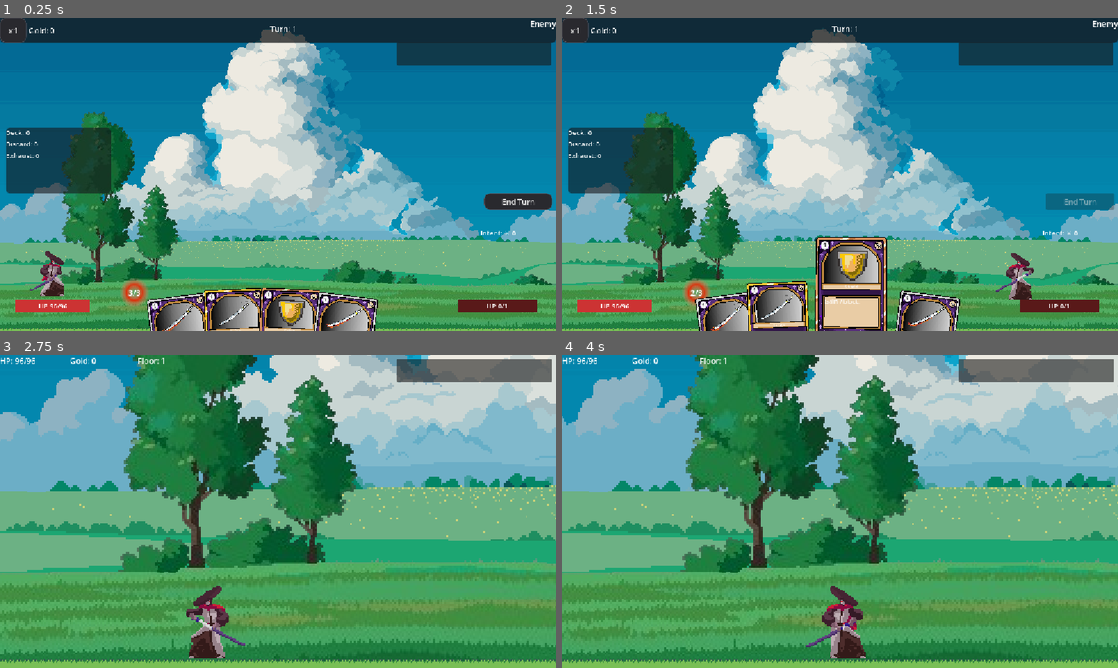
Above: before the commit, frames 1-4 (two rows, left to right).
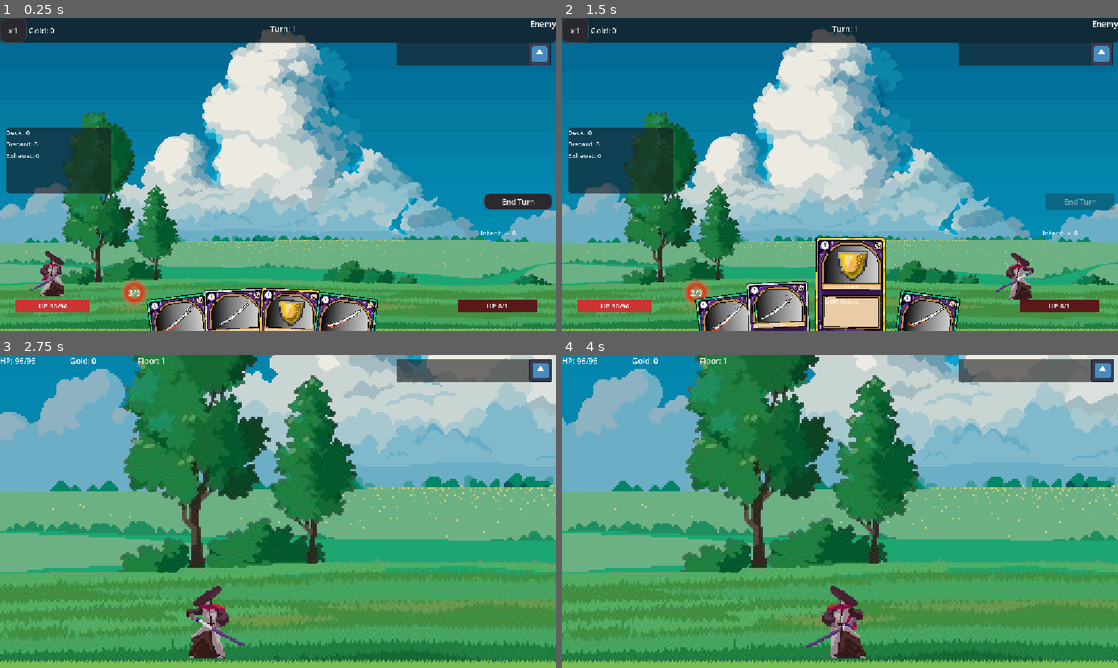
Above: after the commit, the same moments.

Repository: kirimpl/CardGame
Game: Godot game, scene res://fight.tscn
Same seed, same stepped clock (60 frames per second), same inputs: the game is played once before the commit and once after it. This scene is started directly instead of the project's main scene. The engine's default icon, where the game draws it, is replaced by a stand-in: a white triangle on a blue panel in a dark square.
Inputs (mouse positions are in pixels of both pictures, inside the frame that each line leads up to):
- Up to frame 1 (0.25 s): no input
- Up to frame 2 (1.5 s): tap Enter (ui_accept) at 0.5, 0.77, 0.8, 1.07, 1.35 s; move the mouse to (801, 330) at 0.52 s; hold E (interact) 0.53-1.28 s; hold D (ui_right) from 0.53 s (still down); click (801, 330) at 0.67 s; move the mouse to (873, 327) at 1.27 s; click (873, 327) at 1.42 s
- Up to frame 3 (2.75 s): tap Enter (ui_accept) at 1.52, 1.82, 2.3 s; tap E (interact) at 1.55 s; move the mouse to (333, 442) at 2.02 s; release D (ui_right) at 2.03 s; hold A (ui_left) from 2.03 s (still down); click (333, 442) at 2.1 s
- Up to frame 4 (4 s): move the mouse to (812, 574) at 2.77 s; release A (ui_left) at 2.78 s; hold D (ui_right) from 2.78 s (still down); tap E (interact) at 2.85 s; click (812, 574) at 2.92 s; tap Enter (ui_accept) at 3.02, 3.32, 3.77, 3.8 s; move the mouse to (1006, 558) at 3.52 s; hold E (interact) from 3.53 s (still down); click (1006, 558) at 3.67 s

The runs differ from the first frame. In frame 1, 0.7% of the frame differs, in the area x 26-100%, y 8-100%; in frame 2, 1.1%, in the area x 24-100%, y 8-100%; in frame 3, 0.3%; in frame 4, 0.3%.

Commit message:
added uncommon card rarity, and added a new card to the game. Also added a new card view for the uncommon cards, and updated the battle manager to handle the new card rarity. Finally, updated the chest and level scenes to include the new card rarity.

Diff:
--- a/Autoload/RunManager.gd
+++ b/Autoload/RunManager.gd
@@ -130,8 +130,8 @@
 	deck.clear()
 	relics.clear()
 	consumed_one_shot_relic_indices.clear()
-	for relic in starting_relics:
-		add_relic(relic, false)
+	bootstrap_starting_relics_from_fight_scene()
+	apply_starting_relics()
 
 
 func next_floor():
@@ -247,3 +247,36 @@
 		if relic.id == relic_id:
 			return true
 	return false
+
+
+func apply_starting_relics() -> void:
+	for relic in starting_relics:
+		add_relic(relic, false)
+
+
+func bootstrap_starting_relics_from_fight_scene() -> void:
+	# Allow configuring starting relics in BattleManager inspector (fight.tscn),
+	# while still applying them from the beginning of Level.
+	if not starting_relics.is_empty():
+		return
+
+	var fight_scene: PackedScene = load("res://fight.tscn") as PackedScene
+	if fight_scene == null:
+		return
+	var fight_root: Node = fight_scene.instantiate()
+	if fight_root == null:
+		return
+
+	var battle_manager_node: Node = fight_root.get_node_or_null("BattleManager")
+	if battle_manager_node == null:
+		fight_root.queue_free()
+		return
+
+	var bm_relics_variant: Variant = battle_manager_node.get("starting_relics")
+	if bm_relics_variant is Array:
+		var bm_relics: Array = bm_relics_variant
+		for relic_variant in bm_relics:
+			if relic_variant is RelicData:
+				starting_relics.append(relic_variant as RelicData)
+
+	fight_root.queue_free()
--- a/Cards/Data/Attack/Strike.tres
+++ b/Cards/Data/Attack/Strike.tres
@@ -8,5 +8,5 @@
 title = "Strike"
 description = "Deal 6 damage."
 damage = 6
-rarity = 3
+rarity = 2
 metadata/_custom_type_script = "uid://be11khx8iq8gm"
--- a/Cards/Data/Defense/Shield.tres
+++ b/Cards/Data/Defense/Shield.tres
@@ -8,4 +8,5 @@
 title = "Shield"
 description = "Gain 7 block."
 defense = 7
+rarity = 3
 metadata/_custom_type_script = "uid://be11khx8iq8gm"
--- /dev/null
+++ b/Cards/RarityRam/uncommon.tres
@@ -0,0 +1,7 @@
+[gd_resource type="AtlasTexture" format=3 uid="uid://dcsirspgwxmgf"]
+
+[ext_resource type="Texture2D" uid="uid://b7f1h4bbymaqt" path="res://Asset/Card/uncommon.png" id="1_l61tn"]
+
+[resource]
+atlas = ExtResource("1_l61tn")
+region = Rect2(456, 0, 76, 103)
--- a/UI/card_view.gd
+++ b/UI/card_view.gd
@@ -18,6 +18,7 @@
 @export var icon_defense: Texture2D
 @export var icon_buff: Texture2D
 @export var rarity_common_frame: Texture2D = preload("res://Cards/RarityRam/Common.tres")
+@export var rarity_uncommon_frame: Texture2D = preload("res://Cards/RarityRam/uncommon.tres")
 @export var rarity_rare_frame: Texture2D = preload("res://Cards/RarityRam/Rare.tres")
 @export var rarity_legendary_frame: Texture2D = preload("res://Cards/RarityRam/Legendary.tres")
 
@@ -108,7 +109,7 @@
 		CardData.Rarity.RARE:
 			rarity_frame.texture = rarity_rare_frame
 		CardData.Rarity.UNCOMMON:
-			rarity_frame.texture = rarity_rare_frame
+			rarity_frame.texture = rarity_uncommon_frame
 		_:
 			rarity_frame.texture = rarity_common_frame
 
--- a/battle_manager.gd
+++ b/battle_manager.gd
@@ -5,6 +5,7 @@
 @export var player_scene: PackedScene
 @export var enemy_scene: PackedScene
 @export var starting_deck: Array[CardData] = []
+@export var starting_relics: Array[RelicData] = []
 @export var card_view_scene: PackedScene
 @export_group("Combat Tuning")
 @export var dash_time: float = 0.2
@@ -71,6 +72,10 @@
 var pile_cards_grid: GridContainer = null
 var relic_panel: PanelContainer = null
 var relic_icons_row: HBoxContainer = null
+var relic_tooltip: PanelContainer = null
+var relic_tooltip_title: Label = null
+var relic_tooltip_desc: Label = null
+var relic_signature_cached: String = ""
 
 
 func _ready() -> void:
@@ -93,6 +98,7 @@
 
 	await get_tree().process_frame
 	await _spawn_combatants()
+	_ensure_starting_relics()
 
 	_setup_deck()
 
@@ -310,13 +316,32 @@
 	relic_panel.offset_top = 50.0
 	relic_panel.offset_right = -10.0
 	relic_panel.offset_bottom = 98.0
-	relic_panel.mouse_filter = Control.MOUSE_FILTER_IGNORE
+	relic_panel.mouse_filter = Control.MOUSE_FILTER_PASS
 	ui_root.add_child(relic_panel)
 
 	relic_icons_row = HBoxContainer.new()
 	relic_icons_row.alignment = BoxContainer.ALIGNMENT_END
-	relic_icons_row.mouse_filter = Control.MOUSE_FILTER_IGNORE
+	relic_icons_row.mouse_filter = Control.MOUSE_FILTER_PASS
 	relic_panel.add_child(relic_icons_row)
+
+	relic_tooltip = PanelContainer.new()
+	relic_tooltip.name = "RelicTooltip"
+	relic_tooltip.visible = false
+	relic_tooltip.custom_minimum_size = Vector2(260, 90)
+	relic_tooltip.mouse_filter = Control.MOUSE_FILTER_IGNORE
+	relic_tooltip.z_index = 20
+	ui_root.add_child(relic_tooltip)
+
+	var tooltip_vbox := VBoxContainer.new()
+	relic_tooltip.add_child(tooltip_vbox)
+
+	relic_tooltip_title = Label.new()
+	relic_tooltip_title.add_theme_font_size_override("font_size", 16)
+	tooltip_vbox.add_child(relic_tooltip_title)
+
+	relic_tooltip_desc = Label.new()
+	relic_tooltip_desc.autowrap_mode = TextServer.AUTOWRAP_WORD_SMART
+	tooltip_vbox.add_child(relic_tooltip_desc)
 
 	_refresh_relic_panel()
 
@@ -324,6 +349,11 @@
 func _refresh_relic_panel() -> void:
 	if relic_icons_row == null:
 		return
+	var new_signature: String = _build_relic_signature()
+	if new_signature == relic_signature_cached:
+		return
+	relic_signature_cached = new_signature
+
 	for child in relic_icons_row.get_children():
 		child.queue_free()
 
@@ -334,9 +364,48 @@
 		icon_holder.custom_minimum_size = Vector2(34, 34)
 		icon_holder.expand_mode = TextureRect.EXPAND_FIT_WIDTH_PROPORTIONAL
 		icon_holder.stretch_mode = TextureRect.STRETCH_KEEP_ASPECT_CENTERED
+		icon_holder.mouse_filter = Control.MOUSE_FILTER_STOP
+		icon_holder.mouse_default_cursor_shape = Control.CURSOR_POINTING_HAND
 		icon_holder.texture = relic.icon if relic.icon != null else RELIC_FALLBACK_ICON
-		icon_holder.tooltip_text = "%s\n%s" % [relic.get_display_name(), relic.description]
+		icon_holder.mouse_entered.connect(_on_relic_icon_mouse_entered.bind(icon_holder, relic))
+		icon_holder.mouse_exited.connect(_on_relic_icon_mouse_exited)
 		relic_icons_row.add_child(icon_holder)
+	if relic_tooltip:
+		relic_tooltip.visible = false
+
+
+func _build_relic_signature() -> String:
+	if RunManager.relics.is_empty():
+		return "-"
+	var parts: PackedStringArray = []
+	for relic in RunManager.relics:
+		if relic == null:
+			continue
+		parts.append(relic.id + "|" + relic.get_display_name())
+	return "||".join(parts)
+
+
+func _ensure_starting_relics() -> void:
+	if not RunManager.relics.is_empty():
+		return
+	for relic in starting_relics:
+		RunManager.add_relic(relic)
+
+
+func _on_relic_icon_mouse_entered(icon: TextureRect, relic: RelicData) -> void:
+	if relic_tooltip == null or relic_tooltip_title == null or relic_tooltip_desc == null:
+		return
+	relic_tooltip_title.text = relic.get_display_name()
+	relic_tooltip_desc.text = relic.description
+	var size_hint: Vector2 = relic_tooltip.get_combined_minimum_size()
+	var p: Vector2 = icon.global_position + Vector2(-size_hint.x - 10.0, 8.0)
+	relic_tooltip.global_position = p
+	relic_tooltip.visible = true
+
+
+func _on_relic_icon_mouse_exited() -> void:
+	if relic_tooltip:
+		relic_tooltip.visible = false
 
 func _bind_pile_label_events() -> void:
 	_bind_clickable_label(ui_deck, _on_deck_label_gui_input)
--- a/chest.gd
+++ b/chest.gd
@@ -1,34 +1,58 @@
 extends Area2D
 
 var player_in_range: bool = false
+var typing_generation: int = 0
+
+@export var prompt_text: String = "Нажмите на U"
+@export var type_char_delay: float = 0.03
+
+@onready var prompt_label: Label = get_node_or_null("Label")
 
 func _ready() -> void:
-	# Подключаем сигналы входа/выхода из зоны через код (или сделай через редактор)
 	body_entered.connect(_on_body_entered)
 	body_exited.connect(_on_body_exited)
+	_hide_prompt()
 
 func _unhandled_input(event: InputEvent) -> void:
-	# Проверяем нажатие кнопки действия (настрой "interact" в Input Map на клавишу E)
-	# Или используй "ui_accept" (обычно Пробел/Enter)
 	if player_in_range and event.is_action_pressed("interact"):
 		open_chest()
 
 func open_chest() -> void:
-	print("Сундук открыт!")
-	# Загружаем сцену окна наград
 	var reward_ui = preload("res://UI/reward_ui.tscn").instantiate()
-	# Добавляем её в корень сцены, чтобы она была над всем
 	get_tree().current_scene.add_child(reward_ui)
 
+	_hide_prompt()
 	hide()
 	monitoring = false
-	# Скрываем сундук (портал покажется после завершения награды)
 
 func _on_body_entered(body: Node2D) -> void:
-	if body.name == "Player":
+	if _is_player(body):
 		player_in_range = true
-		# Тут можно показать надпись "Press E"
+		_show_prompt_typed()
 
 func _on_body_exited(body: Node2D) -> void:
-	if body.name == "Player":
+	if _is_player(body):
 		player_in_range = false
+		_hide_prompt()
+
+func _is_player(body: Node) -> bool:
+	return body != null and (body.name == "Player" or body.is_in_group("Player"))
+
+func _hide_prompt() -> void:
+	typing_generation += 1
+	if prompt_label:
+		prompt_label.visible = false
+		prompt_label.text = ""
+
+func _show_prompt_typed() -> void:
+	if prompt_label == null:
+		return
+	typing_generation += 1
+	var local_generation: int = typing_generation
+	prompt_label.visible = true
+	prompt_label.text = ""
+	for i in range(prompt_text.length()):
+		if local_generation != typing_generation or not player_in_range:
+			return
+		prompt_label.text = prompt_text.substr(0, i + 1)
+		await get_tree().create_timer(type_char_delay).timeout
--- a/fight.tscn
+++ b/fight.tscn
@@ -17,6 +17,8 @@
 [ext_resource type="Script" uid="uid://djn1peikqaqw3" path="res://hand.gd" id="13_a4egk"]
 [ext_resource type="Resource" uid="uid://bpxcpd6edc3u1" path="res://Cards/Data/Attack/FireSlash.tres" id="13_fireslash"]
 [ext_resource type="Resource" path="res://Cards/Data/Buff/EnchantedSword.tres" id="14_enchanted"]
+[ext_resource type="Script" uid="uid://2byr5g5sl7w2" path="res://Relic/RelicData.gd" id="15_wcprl"]
+[ext_resource type="Resource" uid="uid://ckg15us7uerf5" path="res://Relic/Data/WarBanner.tres" id="16_fwncr"]
 
 [sub_resource type="StyleBoxFlat" id="StyleBoxFlat_topbar"]
 bg_color = Color(0.08, 0.09, 0.1, 0.75)
@@ -353,6 +355,7 @@
 player_scene = ExtResource("3_hchht")
 enemy_scene = ExtResource("4_34m47")
 starting_deck = Array[ExtResource("10_i4q7v")]([ExtResource("11_a4egk"), ExtResource("14_enchanted"), ExtResource("12_he0cp"), ExtResource("13_fireslash")])
+starting_relics = Array[ExtResource("15_wcprl")]([ExtResource("16_fwncr")])
 card_view_scene = ExtResource("12_8o1o4")
 
 [node name="Camera2D" type="Camera2D" parent="." unique_id=300959845]
--- a/level.gd
+++ b/level.gd
@@ -18,8 +18,15 @@
 
 var relic_panel: PanelContainer = null
 var relic_icons_row: HBoxContainer = null
+var relic_tooltip: PanelContainer = null
+var relic_tooltip_title: Label = null
+var relic_tooltip_desc: Label = null
+var relic_signature_cached: String = ""
 
 func _ready() -> void:
+	RunManager.bootstrap_starting_relics_from_fight_scene()
+	RunManager.apply_starting_relics()
+
 	# Синхронизируем HP
 	if player and ("hp" in player):
 		RunManager.current_hp = int(player.hp)
@@ -152,19 +159,43 @@
 	relic_panel.offset_top = 8.0
 	relic_panel.offset_right = -8.0
 	relic_panel.offset_bottom = 56.0
-	relic_panel.mouse_filter = Control.MOUSE_FILTER_IGNORE
+	relic_panel.mouse_filter = Control.MOUSE_FILTER_PASS
 	hud.add_child(relic_panel)
 
 	relic_icons_row = HBoxContainer.new()
 	relic_icons_row.alignment = BoxContainer.ALIGNMENT_END
-	relic_icons_row.mouse_filter = Control.MOUSE_FILTER_IGNORE
+	relic_icons_row.mouse_filter = Control.MOUSE_FILTER_PASS
 	relic_panel.add_child(relic_icons_row)
+
+	relic_tooltip = PanelContainer.new()
+	relic_tooltip.name = "RelicTooltip"
+	relic_tooltip.visible = false
+	relic_tooltip.custom_minimum_size = Vector2(260, 90)
+	relic_tooltip.mouse_filter = Control.MOUSE_FILTER_IGNORE
+	relic_tooltip.z_index = 20
+	hud.add_child(relic_tooltip)
+
+	var tooltip_vbox := VBoxContainer.new()
+	relic_tooltip.add_child(tooltip_vbox)
+
+	relic_tooltip_title = Label.new()
+	relic_tooltip_title.add_theme_font_size_override("font_size", 16)
+	tooltip_vbox.add_child(relic_tooltip_title)
+
+	relic_tooltip_desc = Label.new()
+	relic_tooltip_desc.autowrap_mode = TextServer.AUTOWRAP_WORD_SMART
+	tooltip_vbox.add_child(relic_tooltip_desc)
 	_refresh_relic_panel()
 
 
 func _refresh_relic_panel() -> void:
 	if relic_icons_row == null:
 		return
+	var new_signature: String = _build_relic_signature()
+	if new_signature == relic_signature_cached:
+		return
+	relic_signature_cached = new_signature
+
 	for child in relic_icons_row.get_children():
 		child.queue_free()
 
@@ -175,6 +206,38 @@
 		icon_holder.custom_minimum_size = Vector2(34, 34)
 		icon_holder.expand_mode = TextureRect.EXPAND_FIT_WIDTH_PROPORTIONAL
 		icon_holder.stretch_mode = TextureRect.STRETCH_KEEP_ASPECT_CENTERED
+		icon_holder.mouse_filter = Control.MOUSE_FILTER_STOP
+		icon_holder.mouse_default_cursor_shape = Control.CURSOR_POINTING_HAND
 		icon_holder.texture = relic.icon if relic.icon != null else RELIC_FALLBACK_ICON
-		icon_holder.tooltip_text = "%s\n%s" % [relic.get_display_name(), relic.description]
+		icon_holder.mouse_entered.connect(_on_relic_icon_mouse_entered.bind(icon_holder, relic))
+		icon_holder.mouse_exited.connect(_on_relic_icon_mouse_exited)
 		relic_icons_row.add_child(icon_holder)
+	if relic_tooltip:
+		relic_tooltip.visible = false
+
+
+func _build_relic_signature() -> String:
+	if RunManager.relics.is_empty():
+		return "-"
+	var parts: PackedStringArray = []
+	for relic in RunManager.relics:
+		if relic == null:
+			continue
+		parts.append(relic.id + "|" + relic.get_display_name())
+	return "||".join(parts)
+
+
+func _on_relic_icon_mouse_entered(icon: TextureRect, relic: RelicData) -> void:
+	if relic_tooltip == null or relic_tooltip_title == null or relic_tooltip_desc == null:
+		return
+	relic_tooltip_title.text = relic.get_display_name()
+	relic_tooltip_desc.text = relic.description
+	var size_hint: Vector2 = relic_tooltip.get_combined_minimum_size()
+	var p: Vector2 = icon.global_position + Vector2(-size_hint.x - 10.0, 8.0)
+	relic_tooltip.global_position = p
+	relic_tooltip.visible = true
+
+
+func _on_relic_icon_mouse_exited() -> void:
+	if relic_tooltip:
+		relic_tooltip.visible = false
--- a/level.tscn
+++ b/level.tscn
@@ -316,6 +316,7 @@
 
 [node name="Chest" type="Area2D" parent="." unique_id=79635831]
 script = ExtResource("10_aicyk")
+prompt_text = "Нажмите на у"
 
 [node name="CollisionShape2D" type="CollisionShape2D" parent="Chest" unique_id=257307204]
 position = Vector2(934, 617)
Binary file added: Asset/Card/uncommon.png
Not shown, added: Asset/Card/uncommon.png.import
